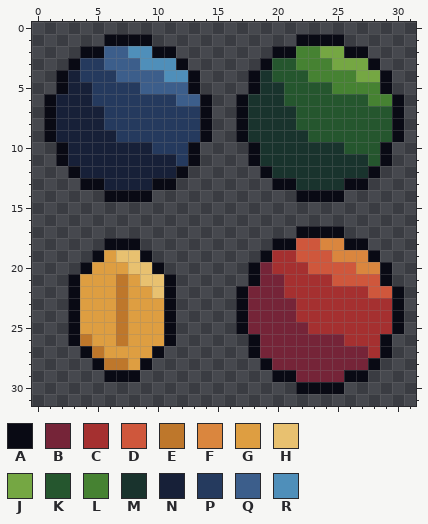
File history of a pixel-art file, Assets/Sprites/Background/Ressources.ase. The picture above is the old version.
32x32 pixels, 1 frame.
Palette (. is transparent): A #090a14  B #752438  C #a53030  D #cf573c  E #be772b  F #da863e  G #de9e41  H #e8c170  J #75a743  K #25562e  L #468232  M #19332d  N #172038  P #253a5e  Q #3c5e8b  R #4f8fba
Now the later version:
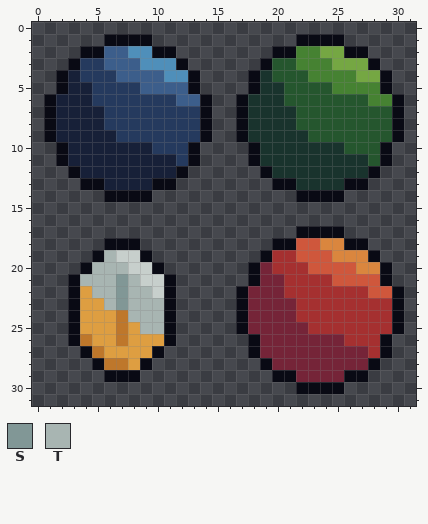
Colours new in this view: S #819796  T #a8b5b2
Changes in this commit:
@@ palette @@
-H #e8c170
+H #c7cfcc
@@ x 2..12 @@
 18 ....AAA....
-19 ...AGHHA...
-20 ..AGGGHHA..
-21 .AGGGEGHHA.
-22 .AGGGEGGHA.
-23 .AGGGEGGGA.
-24 .AGGGEGGGA.
-25 .AGGGEGGGA.
+19 ...ATHHA...
+20 ..ATTTHHA..
+21 .ATTTSTHHA.
+22 .AGTTSTTHA.
+23 .AGGTSTTTA.
+24 .AGGGETTTA.
+25 .AGGGEGTTA.
 26 .AEGGEGGGA.
